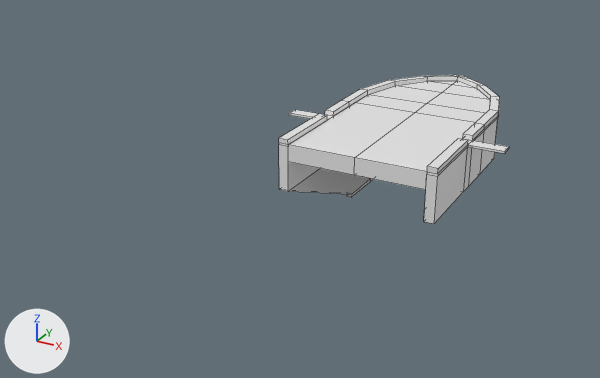
Before and after pictures for a commit that changed the Blender file Serving on Deck/Assets/Models/Boat EXPORT.blend.
The view is the same before and after, from a 50 mm lens placed at (12.3, -33.1, 12.6), pointed at (-2.7, -5.9, -1.0). Arrows for +X, +Y and +Z are at lower left; the lights stay in place. Mesh edges are drawn as thin lines.

Names of what the first picture shows: 'Boat', 'Deck'.
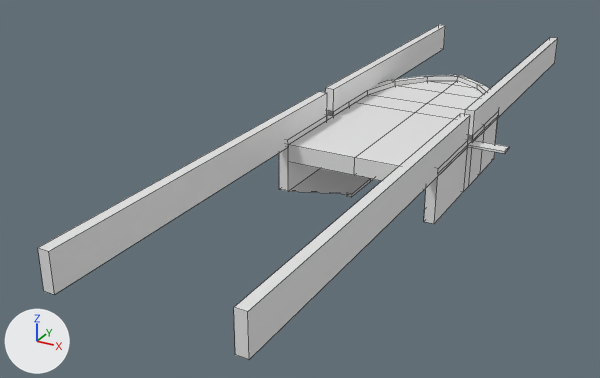
Where the newer file only moved an object's origin or applied its transform, the numbers keep the older frame.

What differs and where, as boxes [x1, y1, x2, y2] in the pictures (600 x 378 px):
'Cube.003', added
    after: [38, 91, 327, 295]
'Cube.001', added
    after: [234, 114, 470, 359]
'Cube', added
    after: [325, 25, 445, 116]
'Cube.002', added
    after: [465, 37, 558, 140]

The change, as a diff of the scene's bpy script:
```diff
--- a/Serving on Deck/Assets/Models/Boat EXPORT.blend.py
+++ b/Serving on Deck/Assets/Models/Boat EXPORT.blend.py
@@ me_cube_006 @@
+me_cube_006.from_pydata(...)  # a box spanning x -3.3..-2.9, y -19.2..-3.1, z 1.0..2.3
@@ me_cube_005 @@
+me_cube_005.from_pydata(...)  # a box spanning x 2.9..3.29, y -2.54..11.34, z 0.96..2.28
@@ me_cube_004 @@
+me_cube_004.from_pydata(...)  # a box spanning x 2.9..3.3, y -19.2..-3.1, z 1.0..2.3
@@ me_cube @@
+me_cube.from_pydata(...)  # a box spanning x -3.29..-2.9, y -2.54..11.34, z 0.96..2.28
@@ ob_cube_003 @@
+ob_cube_003 = bpy.data.objects.new('Cube.003', me_cube_006)
+ob_cube_003.location = (0.0, 0.0, 0.0)
@@ ob_cube_002 @@
+ob_cube_002 = bpy.data.objects.new('Cube.002', me_cube_005)
+ob_cube_002.location = (0.0, 0.0, 0.0)
@@ ob_cube_001 @@
+ob_cube_001 = bpy.data.objects.new('Cube.001', me_cube_004)
+ob_cube_001.location = (0.0, 0.0, 0.0)
@@ ob_cube @@
+ob_cube = bpy.data.objects.new('Cube', me_cube)
+ob_cube.location = (0.0, 0.0, 0.0)
```
